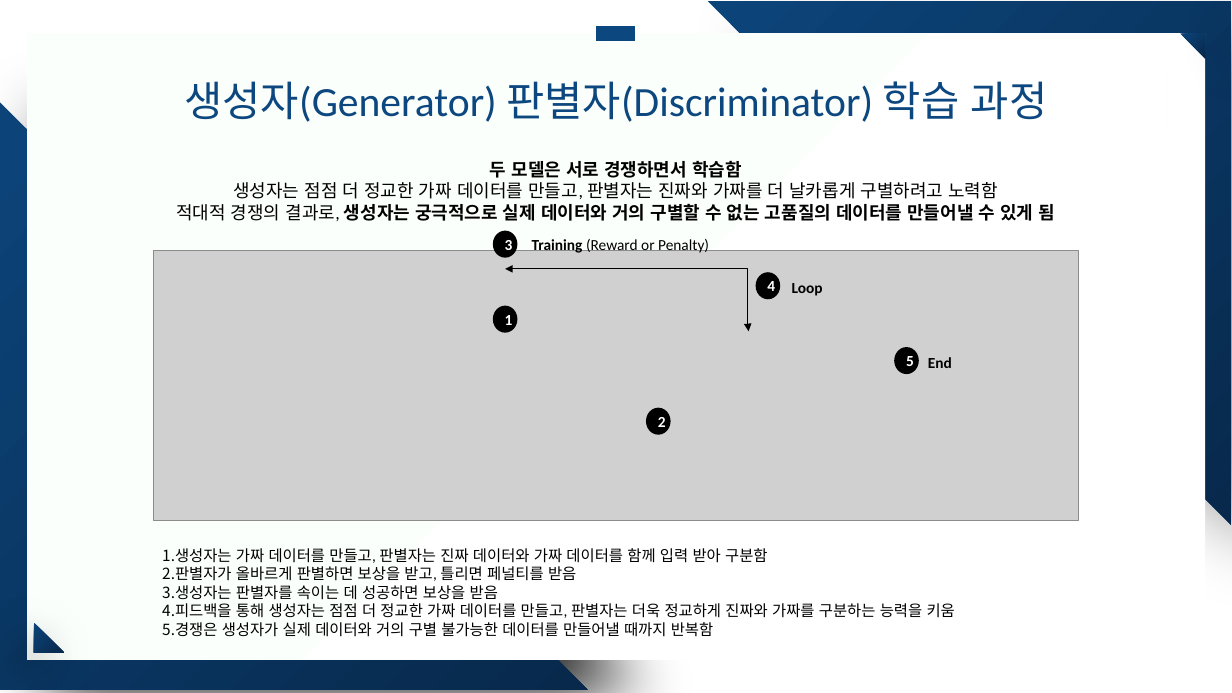
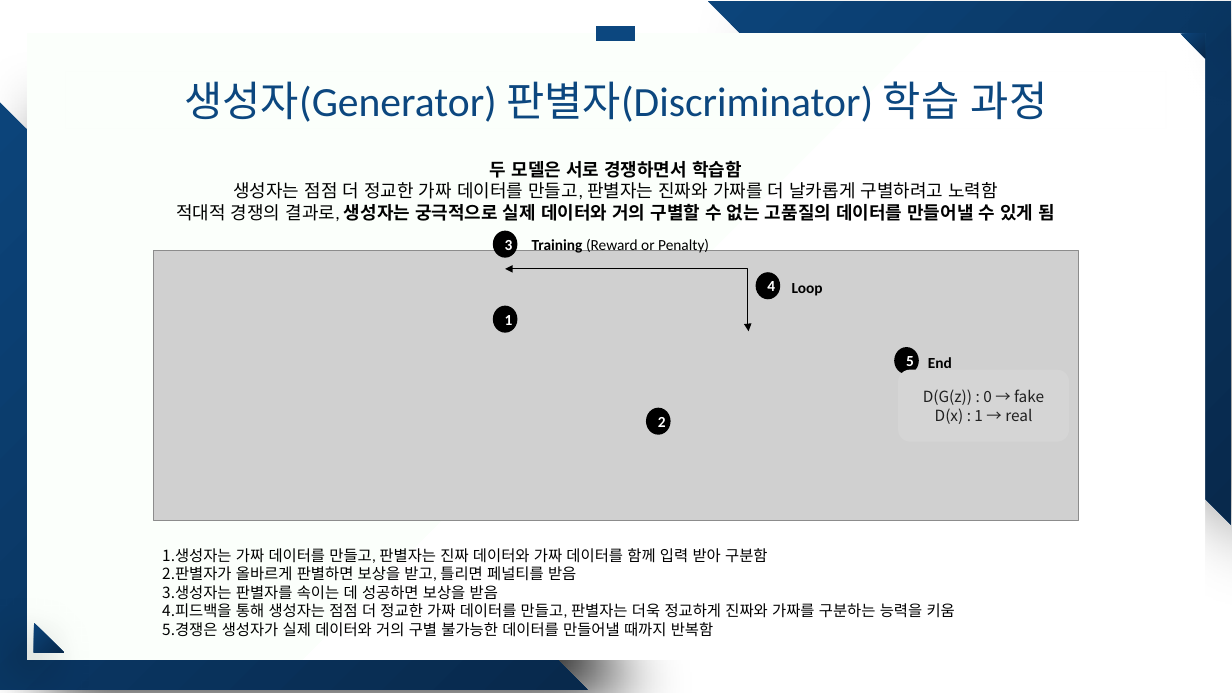
Before and after one commit to hyunhp/skin_disease_qml, a slide deck: slide 9 of practice/day1_slides/day1_theory_slides.pptx. Drawn at 1232x693 pixels with LibreOffice and Linux fonts; fonts in the diff are those of the drawing; grey boxes stand for pictures. Boxes give left, top, right and bottom in pixels: in the first picture for what was removed or moved away, otherwise in the second. Text is boxed around its words. In the diff, an @@ line names an element or a change of style, - is before the commit and + after.

```diff
--- a/practice/day1_slides/day1_theory_slides.pptx
+++ b/practice/day1_slides/day1_theory_slides.pptx
@@ text added at (923, 389, 1044, 424), 12 pt, text #212121 @@
+D(G(z)) : 0 → fake
+D(x) : 1 → real
```
Also in this commit, not shown: 2 other slides changed, 11 other files.
